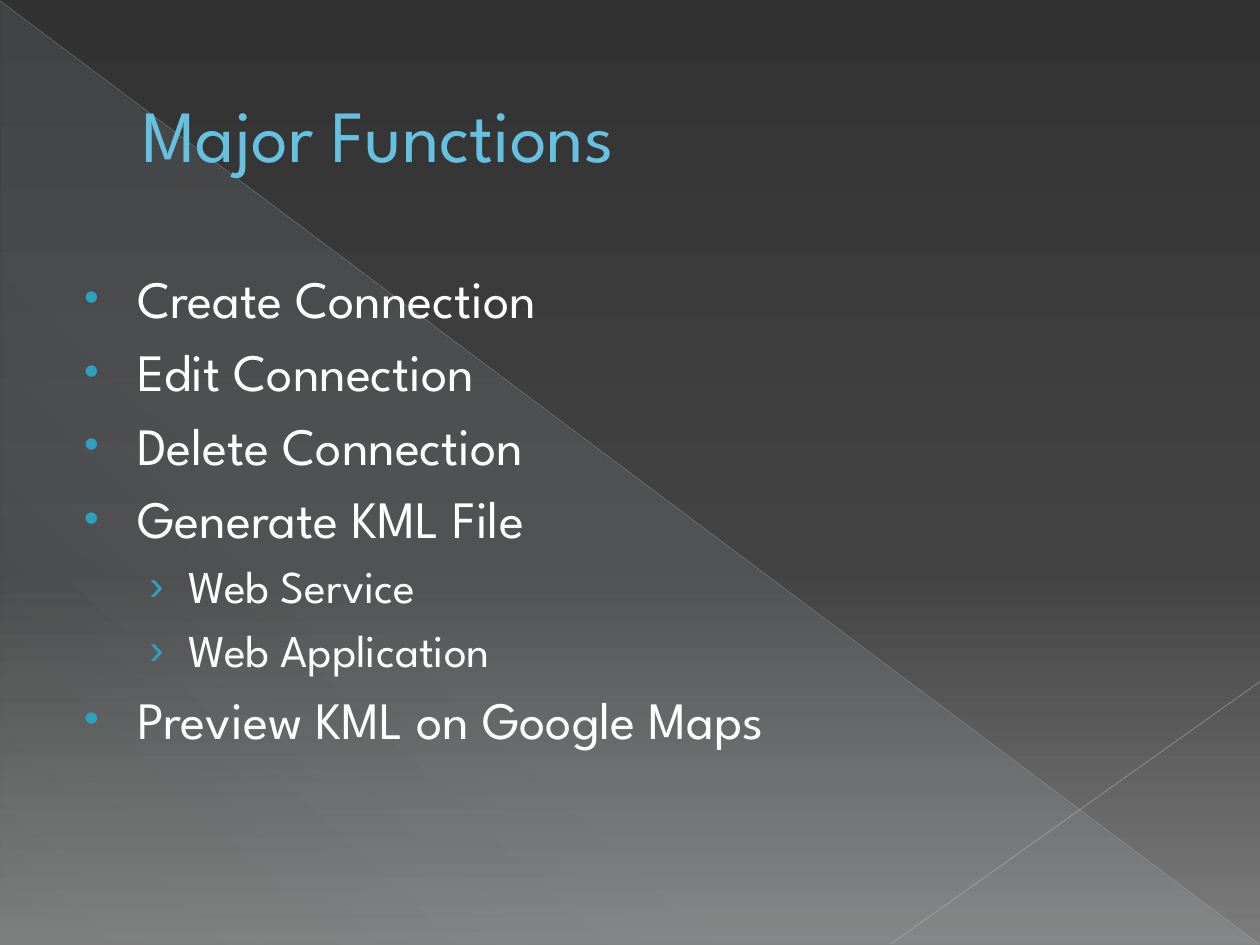
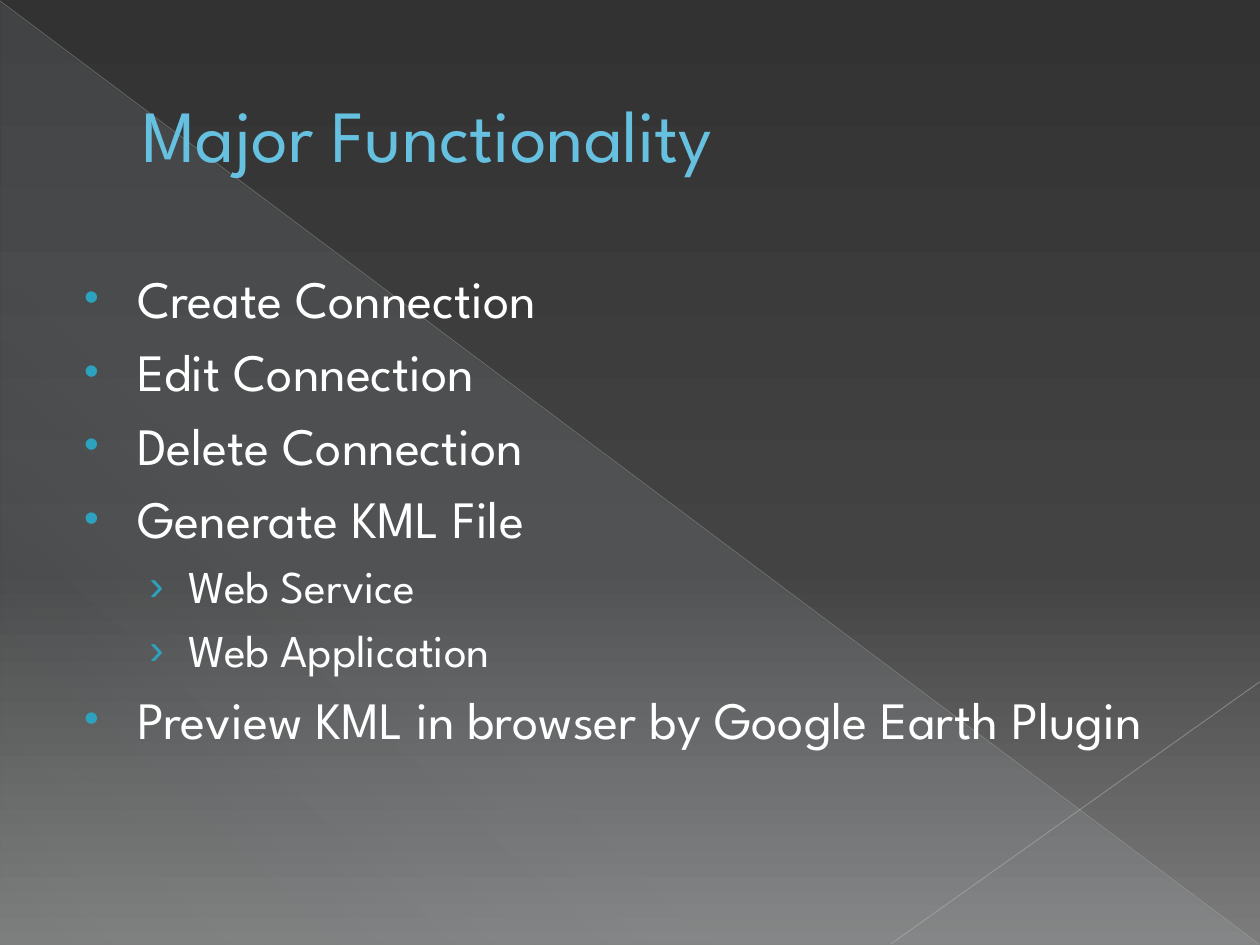
Before and after one commit to sweenr/odbc2kml, a slide deck: slide 9 of docs/ODBC2KML Demo Slides.pptx (slide 6 before the commit). Drawn at 1260x945 pixels with LibreOffice and Linux fonts; fonts in the diff are those of the drawing. Boxes give left, top, right and bottom in pixels: in the first picture for what was removed or moved away, otherwise in the second. Text is boxed around its words. In the diff, an @@ line names an element or a change of style, - is before the commit and + after.

```diff
--- a/docs/ODBC2KML Demo Slides.pptx
+++ b/docs/ODBC2KML Demo Slides.pptx
@@ title at (x1=142, y1=107, x2=713, y2=184): text changed @@
-Major Functions
+Major Functionality
@@ text at (x1=137, y1=703, x2=1142, y2=751): text changed @@
-• Preview KML on Google Maps
+• Preview KML in browser by Google Earth Plugin
```
Also in this commit, not shown: 4 other slides changed, 7 slides added, 2 slides removed.
